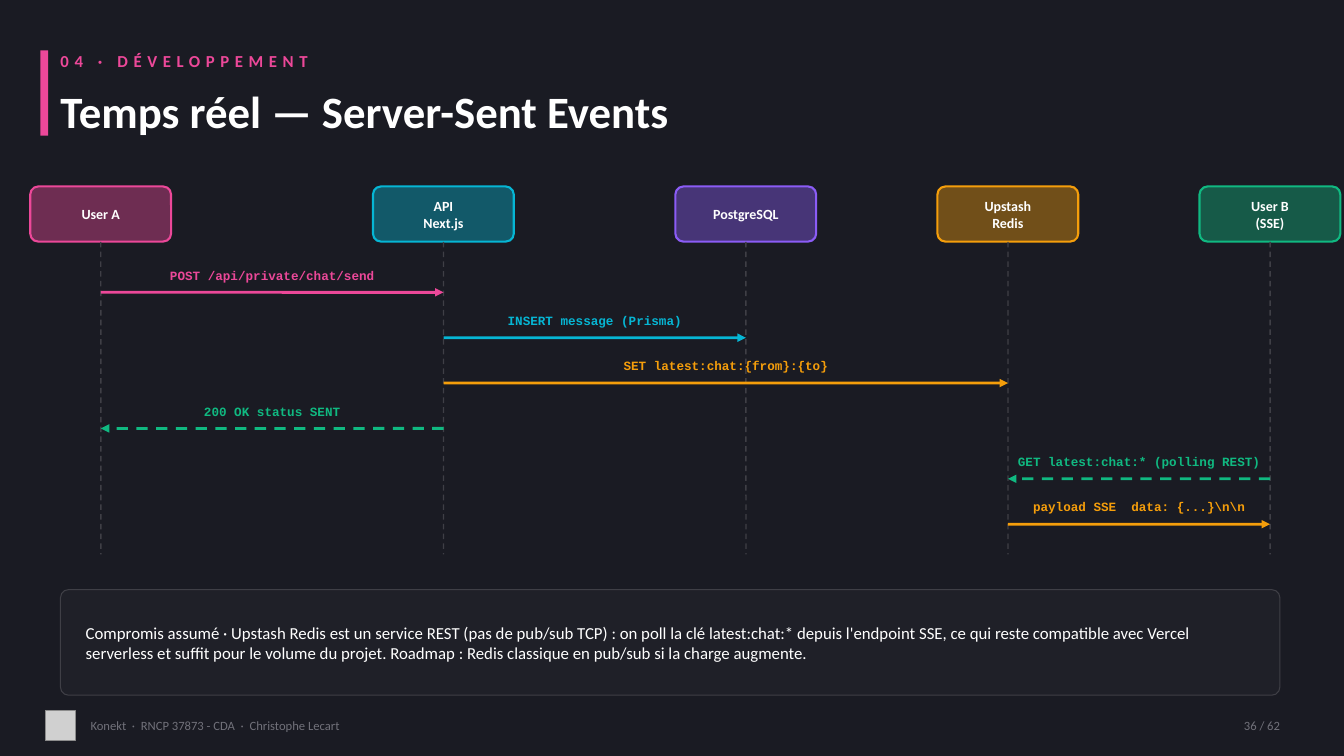
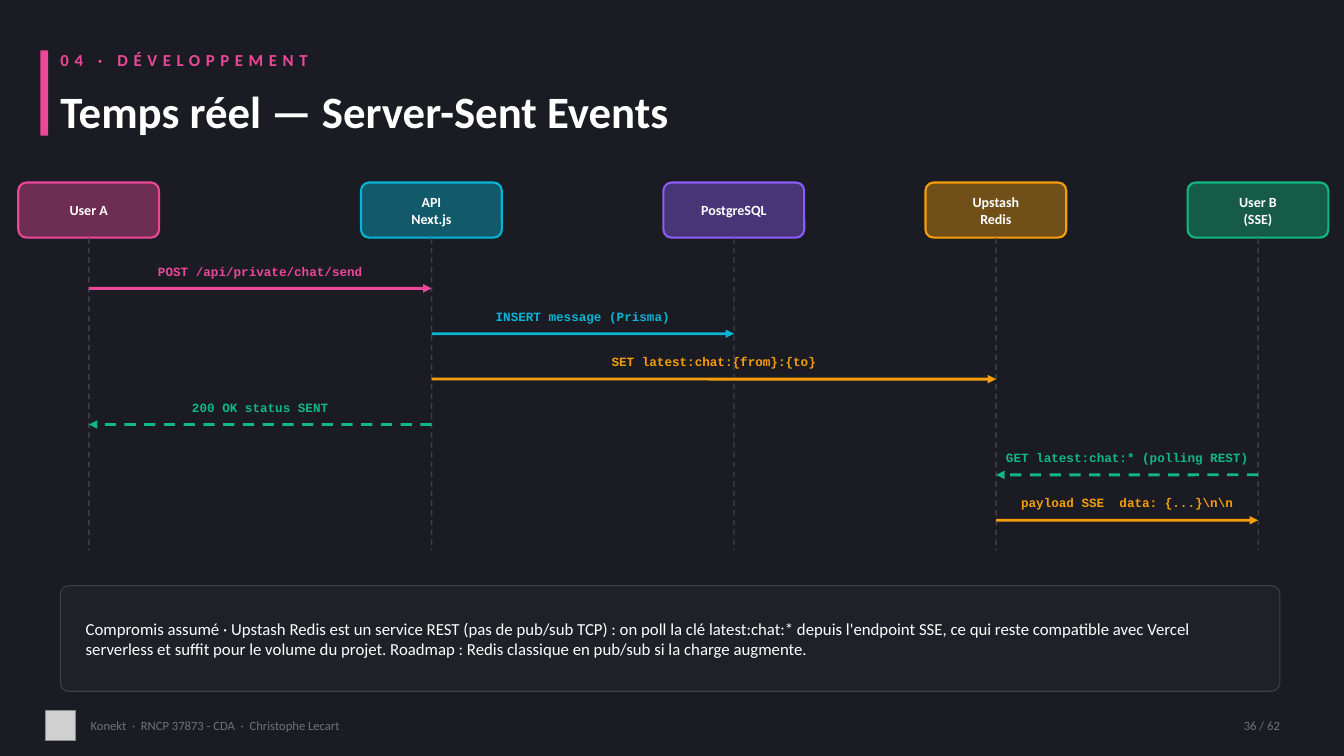
Before and after one commit to CLecart/social-network, a slide deck: slide 36 of dossier-certification/00-presentation/Konekt_RNCP_37873_Support_Visuel.pptx. Drawn at 1344x756 pixels with LibreOffice and Linux fonts; fonts in the diff are those of the drawing; grey boxes stand for pictures. Boxes give left, top, right and bottom in pixels: in the first picture for what was removed or moved away, otherwise in the second. Text is boxed around its words. In the diff, an @@ line names an element or a change of style, - is before the commit and + after.

```diff
--- a/dossier-certification/00-presentation/Konekt_RNCP_37873_Support_Visuel.pptx
+++ b/dossier-certification/00-presentation/Konekt_RNCP_37873_Support_Visuel.pptx
@@ text "PostgreSQL": place and size @@
-text "PostgreSQL" at <box>713,210,778,222</box>
+text "PostgreSQL" at <box>701,206,766,218</box>
@@ rounded rectangle: place and size @@
-rounded rectangle at <box>676,187,817,242</box>
+rounded rectangle at <box>663,182,805,238</box>
@@ 10 texts, 6 arrows, 5 lines, 4 rounded rectangles: place and size @@
-10 texts, 6 arrows, 5 lines, 4 rounded rectangles at <box>30,187,1341,555</box>
+10 texts, 6 arrows, 5 lines, 4 rounded rectangles at <box>18,182,1329,551</box>
@@ rounded rectangle: place and size @@
-rounded rectangle at <box>60,590,1280,696</box>
+rounded rectangle at <box>60,586,1280,692</box>
@@ text "Compromis assumé · Upstash Redis ...": place and size @@
-text "Compromis assumé · Upstash Redis ..." at <box>86,627,1189,662</box>
+text "Compromis assumé · Upstash Redis ..." at <box>86,623,1189,658</box>
```
Also in this commit, not shown: 9 other slides changed, 7 other files.
